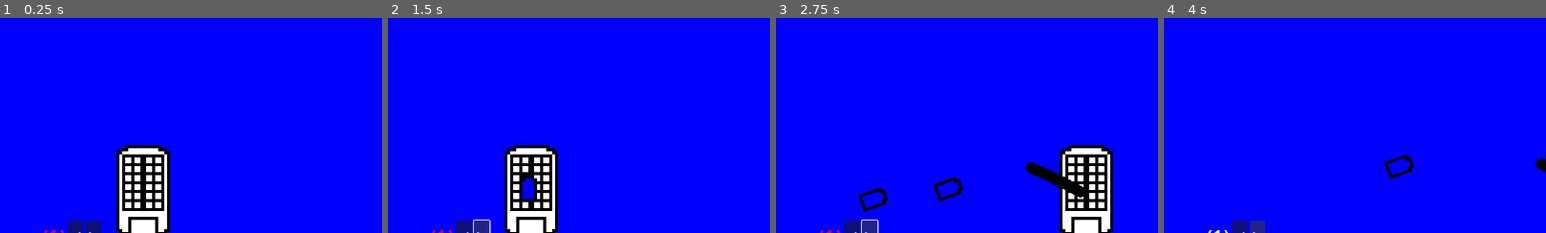
Above: before the commit, frames 1-4 (left to right).
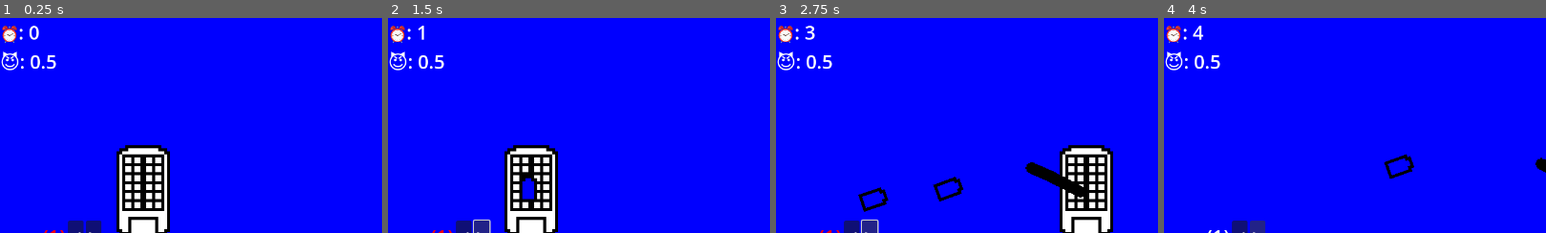
Above: after the commit, the same moments.

Repository: JoeyShapiro/ContainerCaptain
Game: Godot game, scene res://main.tscn
The game is run twice, just before and just after one commit, with the same random seed, the same clock (stepped at 60 frames per second) and the same inputs.
Inputs:
- Up to frame 1 (0.25 s): no input
- Up to frame 2 (1.5 s): click "<" at 0.5 s; click ">" at 1.25 s
- Up to frame 3 (2.75 s): tap Enter at 2 s; hold D (move_right) from 2.03 s (still down); hold Space (shoot) from 2.03 s (still down)
- Up to frame 4 (4 s): release D (move_right) at 2.78 s; release Space (shoot) at 2.78 s; hold Down (menu_down) 2.78-3.53 s; tap Space (shoot) at 2.85 s; hold D (move_right) from 3.53 s (still down); hold Space (shoot) from 3.53 s (still down)
The pictures show only the part of the screen within x 0-50%, y 22-72%; the shares and areas given below are measured in that part.

The runs differ from the first frame. In frame 1, 0.8% of the frame differs, in the area x 0-15%, y 3-25%; in frame 2, 0.8%; in frame 3, 0.8%; in frame 4, 0.8%.
Error before the commit: Invalid access of index '0' on a base object of type: 'Array[Node]'. (res://main.gd:128)
Error after the commit: Invalid access of index '0' on a base object of type: 'Array[Node]'. (res://main.gd:131)

Commit message:
added difficulty and timer on hud

Diff:
--- a/hud.gd
+++ b/hud.gd
@@ -7,6 +7,7 @@
 # can still use it here
 @export var drone_options : Array[Dictionary]
 var selected_option
+var timer
 @export var sound_select : AudioStream
 @export var sound_scale_up : AudioStream
 @export var sound_scale_down: AudioStream
@@ -25,9 +26,14 @@
 # Called when the node enters the scene tree for the first time.
 func _ready():
 	selected_option = 0
+	timer = 0
 
 # Called every frame. 'delta' is the elapsed time since the previous frame.
 func _process(delta):
+	# close enough
+	timer += delta
+	$Stats/LabelTimer.text = '⏰: ' + str(snapped(timer, 1))
+
 	if Input.is_action_just_pressed("menu_up"):
 		$Units.get_child(selected_option).toggle()
 		selected_option -= 1
@@ -74,6 +80,9 @@
 	selected_option = 0
 	$Units.get_child(selected_option).toggle()
 
+func update_difficulty(difficulty):
+	$Stats/LabelDifficulty.text = '😈: ' + str(difficulty)
+
 func on_scale_down(drone_option):
 	scale_down.emit(drone_option)
 
--- a/hud.tscn
+++ b/hud.tscn
@@ -29,6 +29,18 @@
 mouse_filter = 0
 theme_override_font_sizes/font_size = 32
 
+[node name="LabelTimer" type="Label" parent="Stats"]
+layout_mode = 2
+tooltip_text = "Resources allow the purchase of upgrades"
+mouse_filter = 0
+theme_override_font_sizes/font_size = 32
+
+[node name="LabelDifficulty" type="Label" parent="Stats"]
+layout_mode = 2
+tooltip_text = "Resources allow the purchase of upgrades"
+mouse_filter = 0
+theme_override_font_sizes/font_size = 32
+
 [node name="Units" type="VBoxContainer" parent="."]
 anchors_preset = 2
 anchor_top = 1.0
--- a/main.gd
+++ b/main.gd
@@ -17,14 +17,16 @@
 """
 - different drones
 - scale game window
+- game over
 - leveling
 - progress bars
 - fix ui (look half decent)
 - clean functions
 - validate input and stuff (scaling ui)
-- timer on hud
+- timer on hud -
+- difficulty on hud -
 - better art
-- more sounds
+- more sounds -
   - sound when pay
   - bool check if can pay
   - stop moving or soemthing
@@ -71,6 +73,7 @@
 	$TimerMob.start()
 
 	$Hud.display_stats($Player.hull, $Player.gold, $Player.resources)
+	$Hud.update_difficulty(difficulty_scale)
 	$Hud.drone_options = drone_options
 	# TODO ugly
 	$Hud.update_units(drone_options)
@@ -108,7 +111,7 @@
 	difficulty_counter += 1
 	difficulty_scale = snapped(1 / (1+3*exp(-(difficulty_counter-3))), 0.01)
 	$TimerMob.wait_time = 4 / (1 * difficulty_scale)
-	print(difficulty_scale)
+	$Hud.update_difficulty(difficulty_scale)
 
 func _on_player_hit():
 	$Hud.display_stats($Player.hull, $Player.gold, $Player.resources)
